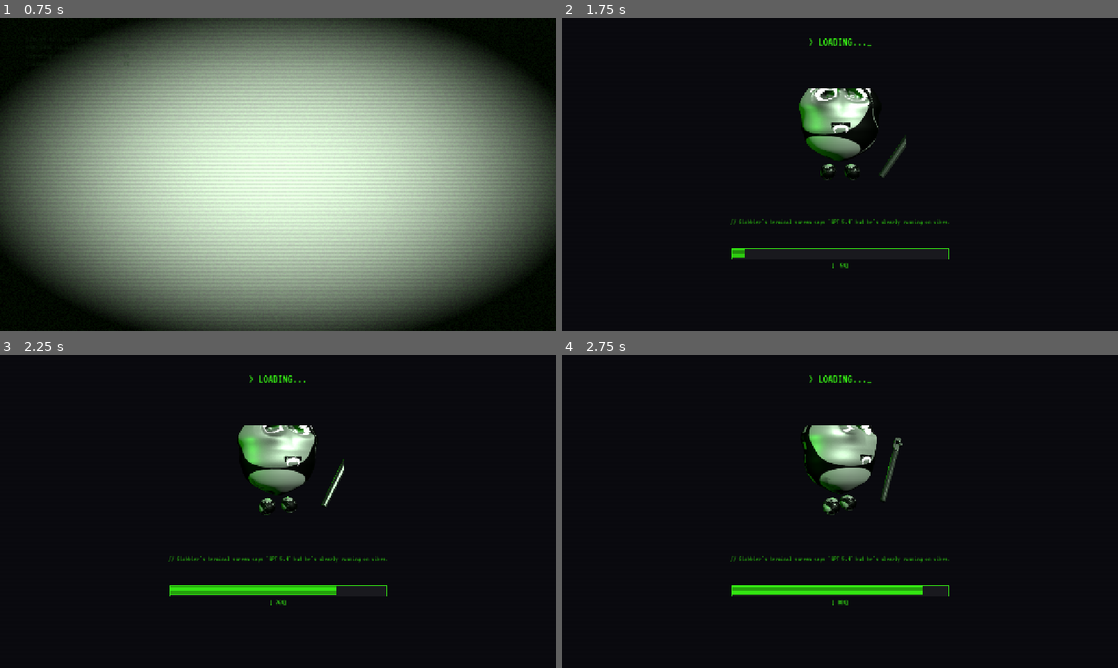
Above: before the commit, frames 1-4 (two rows, left to right).
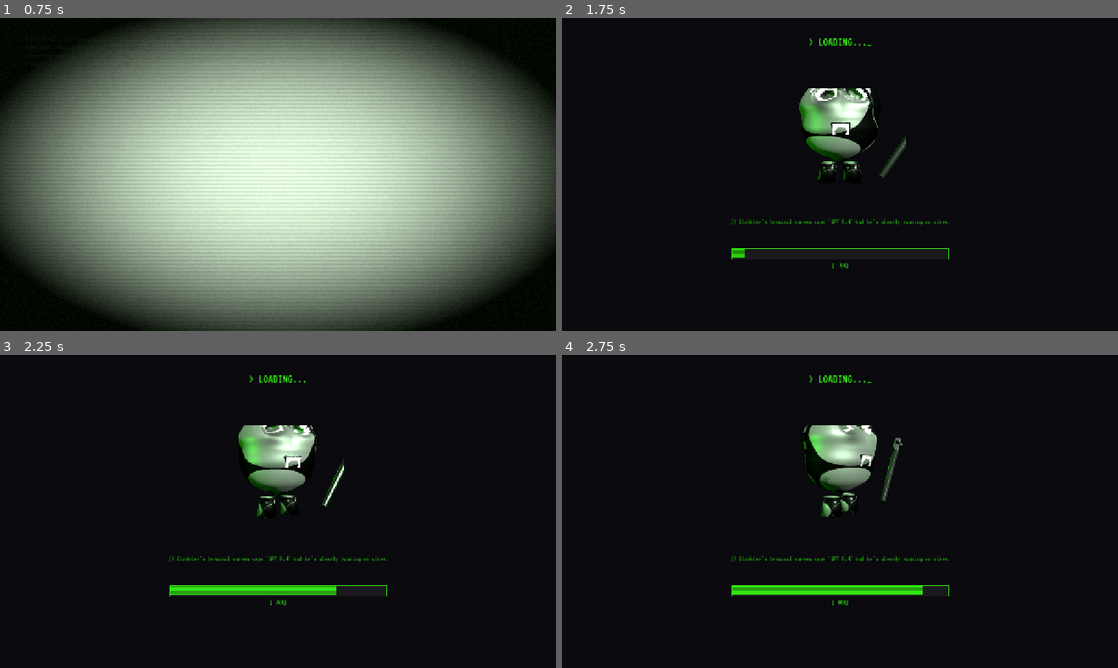
Above: after the commit, the same moments.

Repository: hwashburn1011/globblers-journey
Game: Godot game, scene res://scenes/main/splash.tscn
Two runs of this game, one before a commit and one after it. Both use one fixed random seed, a clock stepped at 60 frames per second and the inputs below.
Inputs (mouse positions are in pixels of both pictures, inside the frame that each line leads up to):
- Up to frame 1 (0.75 s): tap Enter (menu_confirm) at 0.5 s; move the mouse to (400, 158) at 0.52 s; hold Right (hack_right) from 0.53 s (still down); hold Shift (dash) from 0.53 s (still down); click (400, 158) at 0.67 s
- Up to frame 2 (1.75 s): tap F (wrench_smash) at 0.8 s; release Right (hack_right) at 1.25 s; release Shift (dash) at 1.25 s; click "[ NEW GAME ]" at 1.25 s
- Up to frame 3 (2.25 s): drag from (166, 527) to (250, 574) at 2.02 s
- Up to frame 4 (2.75 s): no input

Frame 1 is identical in both runs. In frame 2, 0.3% of the frame differs, in the area x 42-57%, y 22-53%; in frame 3, 0.3%; in frame 4, 0.3%, in the area x 43-57%, y 22-52%.

Commit message:
feat: Task 15.1 — Globbler character animations with rigged armature
Rigged globbler.blend with 8-bone armature (Root, Spine, Head, Arm.L/R,
WrenchHand, Leg.L/R), manually weight-painted 13502 vertices by region,
and keyframed 5 skeleton animations: idle_bob (2s loop), walk (0.6s),
run (0.4s), dash (0.25s one-shot), wrench_swing (0.4s one-shot).
Exported as GLB with NLA strips. Updated globbler.gd with AnimationPlayer
integration — skeleton clips play via state machine, procedural model_root
overlays (bob/lean/squash) layered on top for full expressiveness.

Co-Authored-By: Claude Opus 4.6 (1M context) <noreply@anthropic.com>

Diff:
--- a/scenes/player/globbler.gd
+++ b/scenes/player/globbler.gd
@@ -99,6 +99,7 @@
 
 # Model node references (cached because traversing the scene tree every frame is for amateurs)
 var model_root: Node3D
+var anim_player: AnimationPlayer  # GLB-embedded skeleton animations
 var _head: Node3D
 var _torso: Node3D  # unused post-GLB but kept for animation API compatibility
 var _left_arm: Node3D
@@ -306,6 +307,10 @@
 		# Shift down so feet sit at y=0 (boots bottom was at ~0.07m in Blender, scaled = 0.098)
 		glb_instance.position.y = -0.098
 		model_root.add_child(glb_instance)
+		# Grab the AnimationPlayer from the GLB — skeleton anims baked in Blender
+		anim_player = _find_animation_player(glb_instance)
+		if anim_player:
+			print("[GLOBBLER] AnimationPlayer found — skeleton animations ONLINE")
 		# Apply fresnel rim-light shader to body material only — eyes and screen
 		# get their own shaders later, they don't need extra protagonist energy
 		_apply_rim_shader(glb_instance)
@@ -339,6 +344,16 @@
 	# Individual limb refs stay null — GLB is one joined mesh, so per-limb CSG
 	# animation gracefully degrades (all animation code is null-guarded).
 	# model_root animations (bob, lean, tilt) still work on the whole model.
+
+func _find_animation_player(node: Node) -> AnimationPlayer:
+	# Recursively hunt for the AnimationPlayer baked into the GLB
+	if node is AnimationPlayer:
+		return node
+	for child in node.get_children():
+		var result = _find_animation_player(child)
+		if result:
+			return result
+	return null
 
 func _apply_rim_shader(glb_root: Node) -> void:
 	# Hunt down every MeshInstance3D in the GLB tree and slap a rim-light
@@ -618,6 +633,8 @@
 	if event.is_action_pressed("wrench_smash"):
 		if wrench_smash and wrench_smash.has_method("swing"):
 			wrench_smash.swing()
+			if anim_player and anim_player.has_animation("wrench_swing"):
+				anim_player.play("wrench_swing")
 
 	# Interact / Hack: T / Y button
 	if event.is_action_pressed("interact"):
@@ -875,7 +892,7 @@
 		anim_time = 0.0
 
 func _animate(delta: float) -> void:
-	# Procedural animation dispatcher — whole-model puppetry (limb anims skip gracefully on GLB)
+	# Animation dispatcher — skeleton clips from GLB + procedural model_root overlays
 	if not model_root:
 		return
 	anim_time += delta
@@ -894,9 +911,29 @@
 	else:
 		_footstep_timer = 0.0
 
-	# Reset model to base pose before applying state animation
+	# Reset model_root transform before applying procedural overlays
 	_reset_pose()
 
+	# Play skeleton animation clip via AnimationPlayer (if available)
+	if anim_player:
+		var clip_name := ""
+		match anim_state:
+			AnimState.IDLE:
+				clip_name = "idle_bob"
+			AnimState.WALK:
+				clip_name = "walk"
+			AnimState.RUN:
+				clip_name = "run"
+			AnimState.DASH:
+				clip_name = "dash"
+			# jump/fall/land/wall_slide use procedural only (no skeleton clip)
+		if clip_name != "" and anim_player.has_animation(clip_name):
+			if anim_player.current_animation != clip_name:
+				anim_player.play(clip_name)
+		elif clip_name == "":
+			anim_player.stop()
+
+	# Procedural model_root overlays — bob, lean, squash on top of skeleton anims
 	match anim_state:
 		AnimState.IDLE:
 			_anim_idle()
Binary file changed: assets/models/globbler.glb
Binary file changed: assets/models/player/globbler.glb
Not shown, changed: TASKS.md
Not shown, changed: assets/blender_source/globbler.blend
Not shown, changed: assets/blender_source/globbler.blend1
